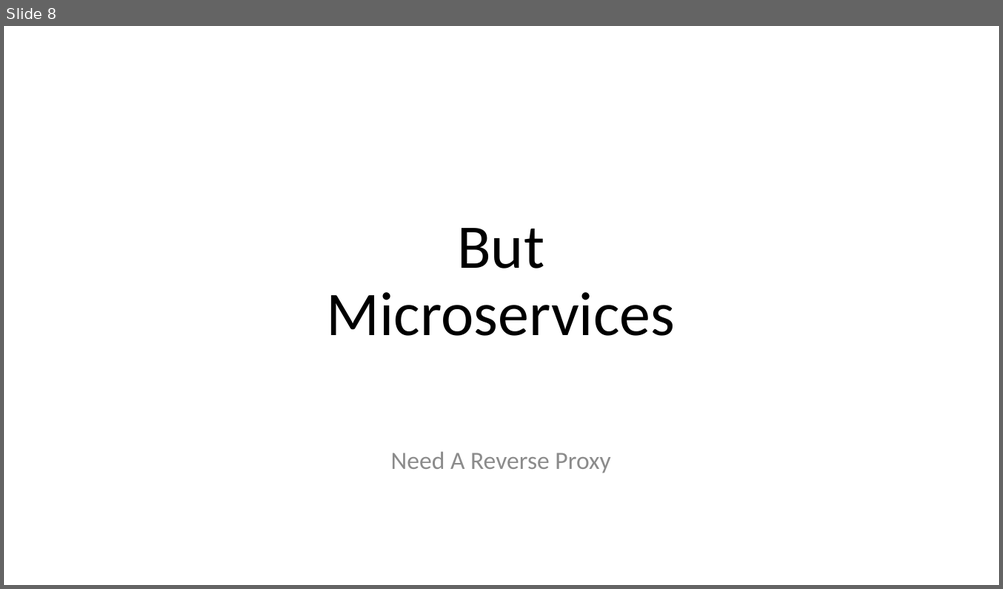
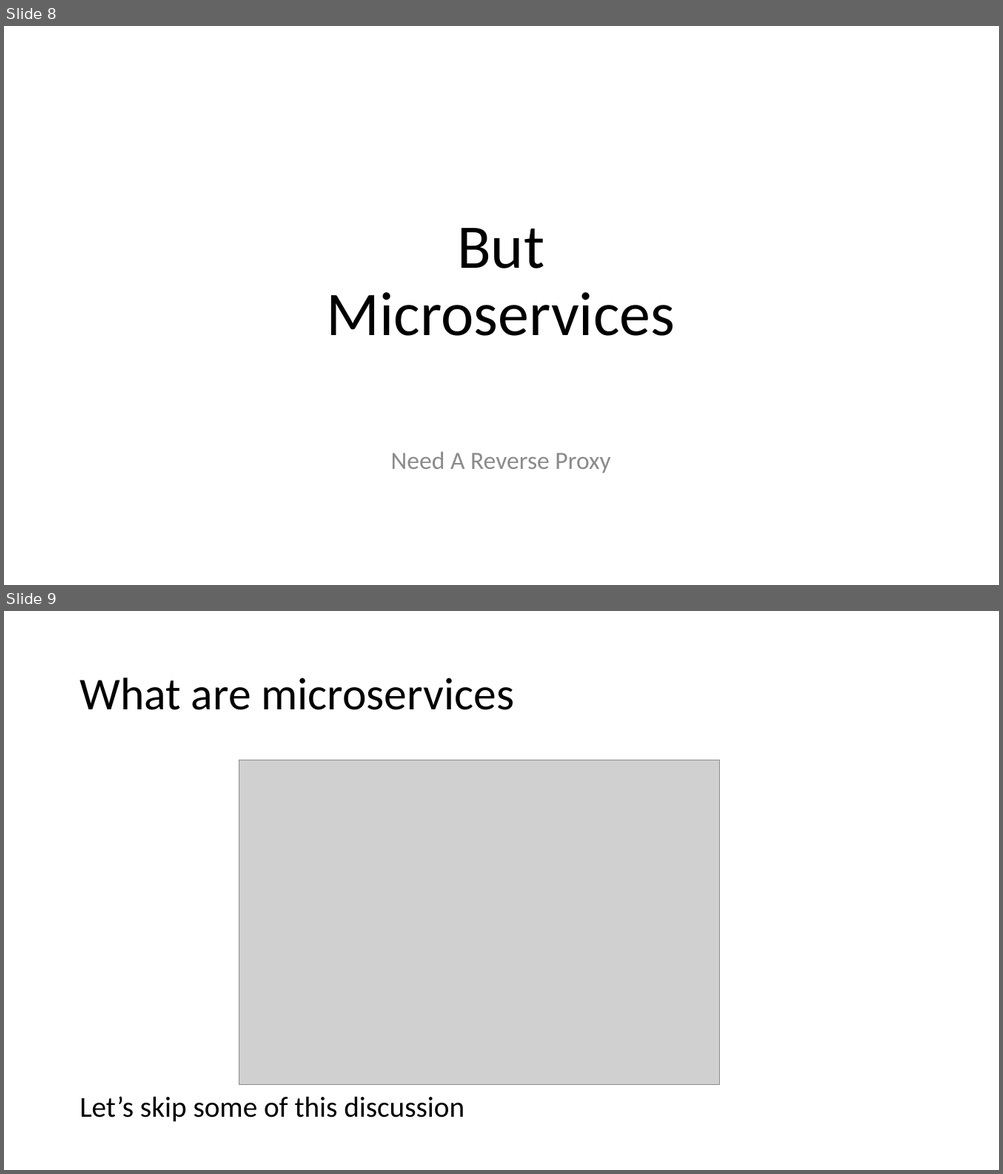
Before and after one commit to abhishekmansukhani/TriDis-NginxOverview, a slide deck: presentation/presentation.pptx. Shown one above the other, each under a label of ours: slide 8 before the commit, slides 8 and 9 after it. The pictures are 1003x589 and 1003x1174 pixels, drawn with LibreOffice and Linux fonts; fonts in the diff are those of the drawing; grey boxes stand for pictures. Boxes give left, top, right and bottom in pixels: in the first picture for what was removed or moved away, otherwise in the second. Text is boxed around its words. In the diff, an @@ line names an element or a change of style, - is before the commit and + after.

```diff
--- a/presentation/presentation.pptx
+++ b/presentation/presentation.pptx
@@ slide 9 added at (4,611,999,1170), background #FFFFFF @@
@@ title added at (79,678,514,710), 44 pt, text #000000 @@
+What are microservices
@@ picture added at (239,760,720,1085) @@
@@ text added at (79,1096,464,1122), 28 pt, text #000000 @@
+Let’s skip some of this discussion
```
Also in this commit, not shown: 4 slides changed, 4 other slides added, 12 other files.
